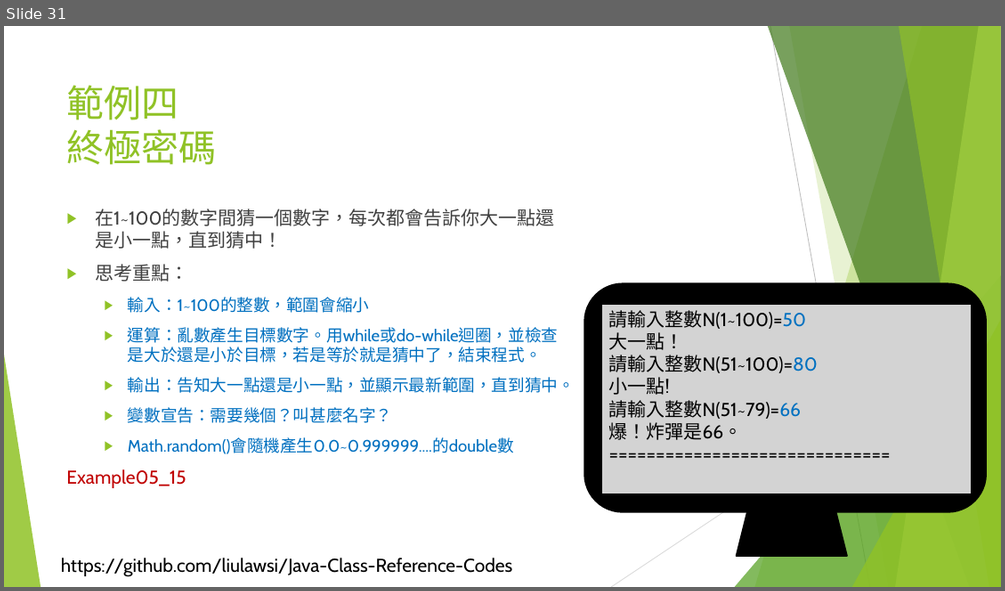
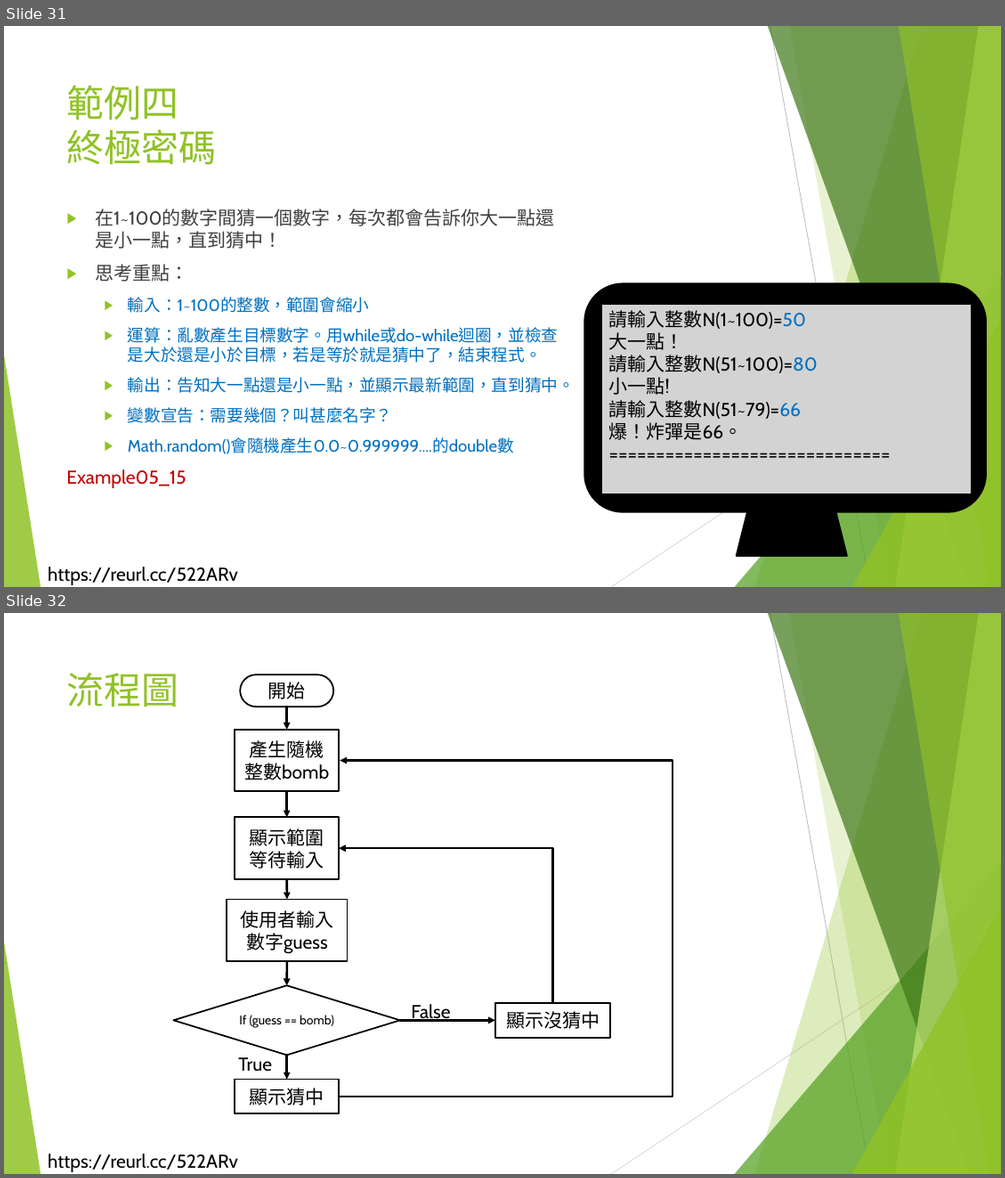
Before and after one commit to liulawsi/My_PPTs, a slide deck: LCC/Java/05_迴圈大法.pptx. Shown one above the other, each under a label of ours: slide 31 before the commit, slides 31 and 32 after it. The pictures are 1005x591 and 1005x1178 pixels, drawn with LibreOffice and Linux fonts; fonts in the diff are those of the drawing; background and template pictures are left out. Boxes give left, top, right and bottom in pixels: in the first picture for what was removed or moved away, otherwise in the second. Text is boxed around its words. In the diff, an @@ line names an element or a change of style, - is before the commit and + after.

```diff
--- a/LCC/Java/05_迴圈大法.pptx
+++ b/LCC/Java/05_迴圈大法.pptx
@@ slide 32 added at (x1=4, y1=613, x2=1001, y2=1174), background #FFFFFF; not listed: 11 template elements that a slide beside it also shows @@
@@ title added at (x1=67, y1=673, x2=179, y2=707), 36 pt, text #90C226 @@
+流程圖
@@ rounded rectangle added at (x1=241, y1=674, x2=334, y2=706), fill #FFFFFF, outline #000000 1.5 pt, 18 pt, text #000000 @@
+開始
@@ arrow added from (287, 706) to (287, 730), #000000 2.25 pt @@
@@ rectangle added at (x1=235, y1=730, x2=339, y2=792), fill #FFFFFF, outline #000000 1.5 pt, 18 pt, text #000000 @@
+產生隨機整數bomb
@@ elbow arrow added from (339, 1096) to (340, 761), #000000 2.25 pt @@
@@ arrow added from (287, 792) to (287, 817), #000000 2.25 pt @@
@@ rectangle added at (x1=235, y1=817, x2=339, y2=879), fill #FFFFFF, outline #000000 1.5 pt, 18 pt, text #000000 @@
+顯示範圍等待輸入
@@ elbow arrow added from (553, 1003) to (339, 849), #000000 2.25 pt @@
@@ arrow added from (287, 879) to (287, 900), #000000 2.25 pt @@
@@ rectangle added at (x1=226, y1=900, x2=348, y2=962), fill #FFFFFF, outline #000000 1.5 pt, 18 pt, text #000000 @@
+使用者輸入數字guess
@@ diamond added at (x1=174, y1=985, x2=400, y2=1055), fill #FFFFFF, outline #000000 1.5 pt, 12 pt, text #000000 @@
+If (guess == bomb)
@@ arrow added from (287, 962) to (287, 985), #000000 2.25 pt @@
@@ text added at (x1=411, y1=1004, x2=450, y2=1022), 18 pt, text #000000 @@
+False
@@ rectangle added at (x1=495, y1=1003, x2=610, y2=1037), fill #FFFFFF, outline #000000 1.5 pt, 18 pt, text #000000 @@
+顯示沒猜中
@@ arrow added from (400, 1021) to (495, 1021), #000000 2.25 pt @@
@@ text added at (x1=238, y1=1057, x2=272, y2=1071), 18 pt, text #000000 @@
+True
@@ arrow added from (287, 1055) to (287, 1078), #000000 2.25 pt @@
@@ rectangle added at (x1=235, y1=1078, x2=339, y2=1113), fill #FFFFFF, outline #000000 1.5 pt, 18 pt, text #000000 @@
+顯示猜中
@@ slide 31 changed as well @@
@@ text removed at (x1=61, y1=557, x2=513, y2=577) @@
-https://github.com/liulawsi/Java-Class-Reference-Codes
@@ text added at (x1=48, y1=566, x2=238, y2=585), 18 pt, text #000000 @@
+https://reurl.cc/522ARv
```
Also in this commit, not shown: 34 other slides changed, 2 other slides added, 13 other files.
